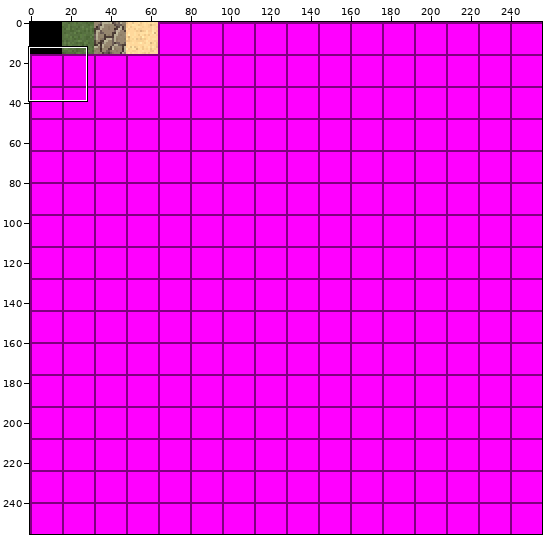
Two states of a sprite sheet, src/main/resources/textures/tiles.png. Above, an overview of the earlier version with the close-up marked.
Close-up. Old version:
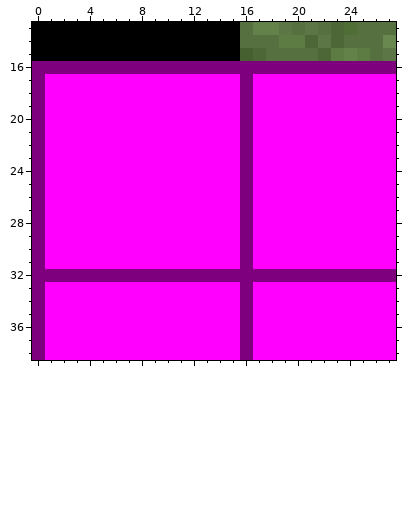
The file is 256x256 pixels. Colours within 5 levels of each other are drawn and written as one. Shown: x 0..27, y 13..38.
Now the later version:
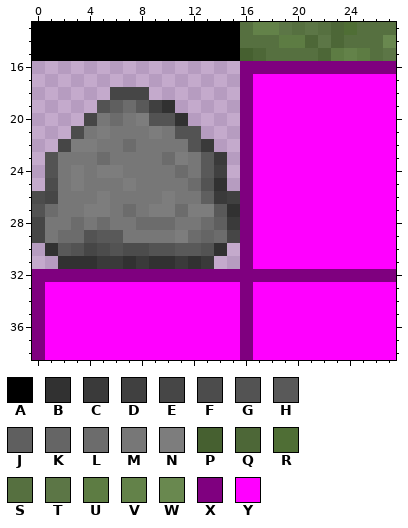
Palette (. is transparent): A #000000  B #313131  C #3a3a3a  D #404040  E #464646  F #4c4c4c  G #535353  H #595959  J #5f5f5f  K #656565  L #6c6c6c  M #777777  N #7d7d7d  P #466030  Q #4d6737  R #4f6e35  S #567040  T #5c7646  U #5d7c43  V #638249  W #69884f  X #7f007f  Y #ff00ff
Change:
{"y":16,"x":0,"old":"XXXXXXXXXXXXXXXX","new":"................"}
{"y":17,"x":0,"old":"XYYYYYYYYYYYYYYY","new":"................"}
{"y":18,"x":0,"old":"XYYYYYYYYYYYYYYY","new":"......EEE......."}
{"y":19,"x":0,"old":"XYYYYYYYYYYYYYYY","new":".....GJLHDB....."}
{"y":20,"x":0,"old":"XYYYYYYYYYYYYYYY","new":"....EMLMNGGB...."}
{"y":21,"x":0,"old":"XYYYYYYYYYYYYYYY","new":"...FMNMMMNMGG..."}
{"y":22,"x":0,"old":"XYYYYYYYYYYYYYYY","new":"..ENNMMLMMMMGC.."}
{"y":23,"x":0,"old":"XYYYYYYYYYYYYYYY","new":".GMMMLMMMMLNMHC."}
{"y":24,"x":0,"old":"XYYYYYYYYYYYYYYY","new":".GMNMNNMMMMLMHD."}
{"y":25,"x":0,"old":"XYYYYYYYYYYYYYYY","new":".FMNMMMNMMMMLGB."}
{"y":26,"x":0,"old":"XYYYYYYYYYYYYYYY","new":"FEMMMNMMMMNMMJCD"}
{"y":27,"x":0,"old":"XYYYYYYYYYYYYYYY","new":"GLMMNNMLMNNLNNHB"}
{"y":28,"x":0,"old":"XYYYYYYYYYYYYYYY","new":"EMMLMLMMLLLMMLJC"}
{"y":29,"x":0,"old":"XYYYYYYYYYYYYYYY","new":"EMLLGHHMMMMNLKLE"}
{"y":30,"x":0,"old":"XYYYYYYYYYYYYYYY","new":".BHGEFGFFGGHHGB."}
{"y":31,"x":0,"old":"XYYYYYYYYYYYYYYY","new":"..BBBCCBCBBCBC.."}
{"label":"changed","picture_box":[32,61,240,269]}
